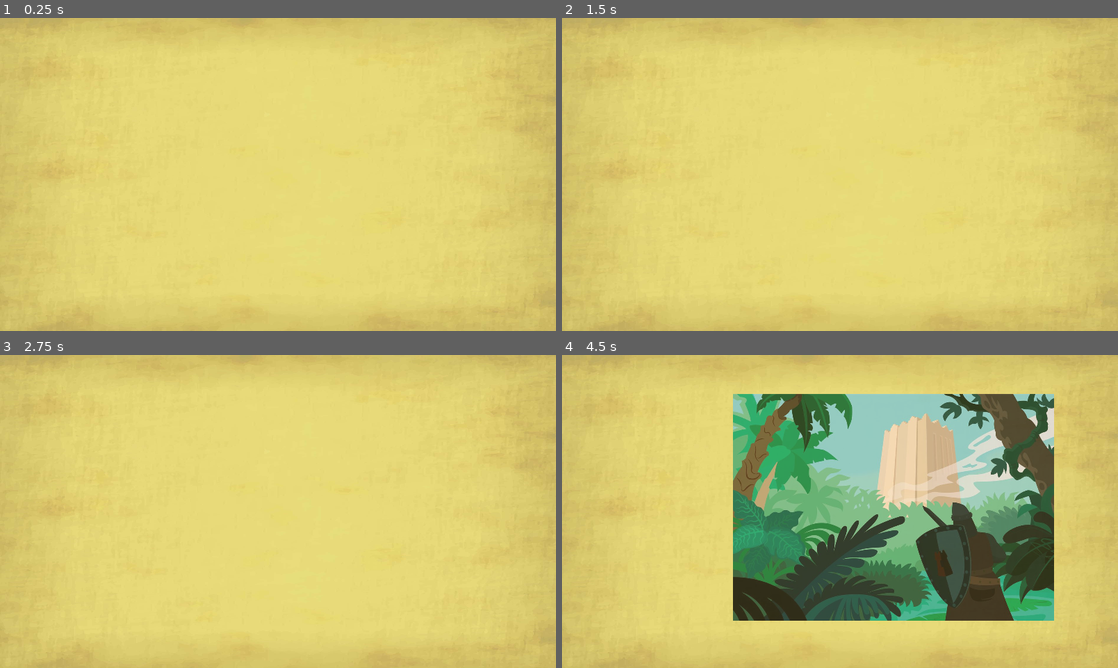
Above: before the commit, frames 1-4 (two rows, left to right).
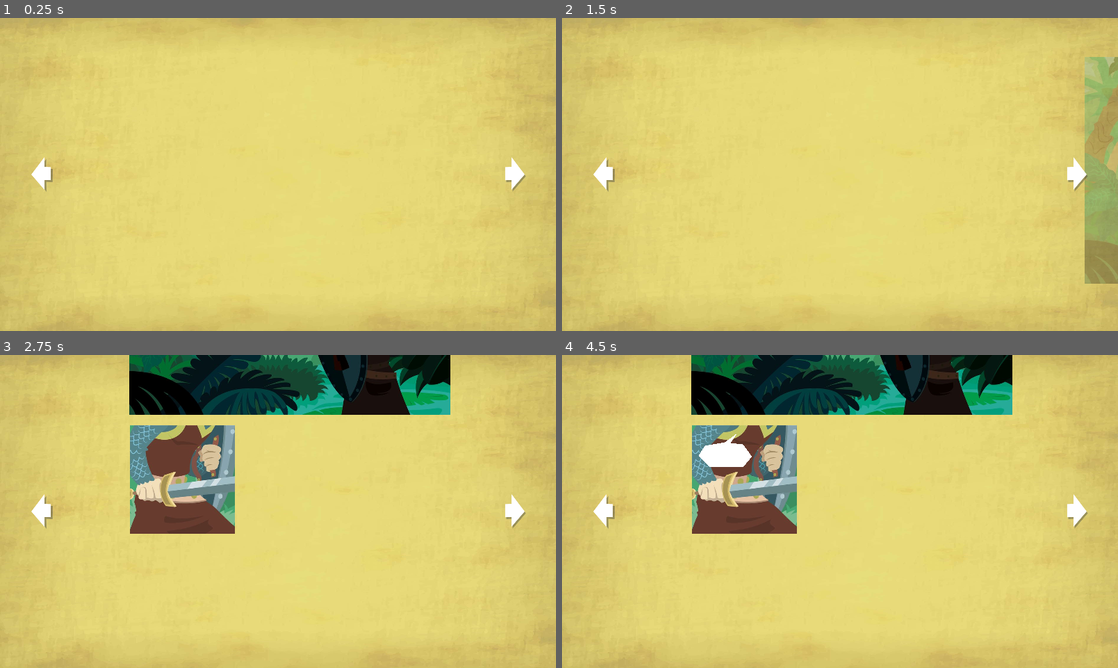
Above: after the commit, the same moments.

Repository: noidexe/godotinteractivecomicplugin
Game: Godot game, scene res://intcom/scenes/Comic.tscn
The game is run twice, just before and just after one commit, with the same random seed, the same clock (stepped at 60 frames per second) and the same inputs. The project has no main scene, so this scene is started directly.
Inputs (mouse positions are in pixels of both pictures, inside the frame that each line leads up to):
- Up to frame 1 (0.25 s): no input
- Up to frame 2 (1.5 s): click (612, 174) at 0.52 s; click (1067, 174) at 1.27 s
- Up to frame 3 (2.75 s): click (505, 511) at 2.02 s
- Up to frame 4 (4.5 s): tap Enter at 2.75 s; move the mouse to (962, 495) at 2.77 s; hold Right (ui_right) 2.78-3.5 s; click (962, 495) at 2.92 s; drag from (728, 527) to (812, 574) at 3.52 s; move the mouse to (895, 442) at 4.27 s; hold Right (ui_right) from 4.28 s (still down); click (895, 442) at 4.42 s

The runs differ from the first frame. In frame 1, 0.4% of the frame differs, in the area x 5-95%, y 44-56%; in frame 2, 4.6%; in frame 3, 18%; in frame 4, 52%, in the area x 5-95%, y 0-85%.

Commit message:
Implement GUI input

Diff:
--- a/src/intcom/scenes/Comic.tscn
+++ b/src/intcom/scenes/Comic.tscn
@@ -13,6 +13,7 @@
 [ext_resource path="res://intcom/debug/PropertyViewer.tscn" type="PackedScene" id=11]
 [ext_resource path="res://intcom/scenes/Panel.tscn" type="PackedScene" id=12]
 [ext_resource path="res://intcom/scenes/Panel2.tscn" type="PackedScene" id=13]
+[ext_resource path="res://intcom/scenes/UI.tscn" type="PackedScene" id=15]
 
 [sub_resource type="Animation" id=1]
 resource_name = "transitions"
@@ -300,3 +301,5 @@
 
 [node name="P2" parent="." instance=ExtResource( 13 )]
 position = Vector2( 447.79, -1107.54 )
+
+[node name="UI" parent="." instance=ExtResource( 15 )]
--- /dev/null
+++ b/src/intcom/scenes/GuiInput.gd
@@ -0,0 +1,10 @@
+extends IC_Input
+
+
+
+func _on_prev_pressed():
+	emit_signal("previous_selected")
+
+
+func _on_next_pressed():
+	emit_signal("next_selected")
--- /dev/null
+++ b/src/intcom/scenes/UI.gd
@@ -0,0 +1,45 @@
+tool
+extends CanvasLayer
+
+export(Texture) var texture_prev setget set_texture_prev, get_texture_prev
+export(Texture) var texture_next setget set_texture_next, get_texture_next
+export(int,0,100) var margin  = 5 setget set_margin, get_margin
+onready var margin_container = $margin
+onready var prev_button = $margin/base/prev
+onready var next_button = $margin/base/next
+
+var initialized = false
+
+func _ready():
+	initialized = true
+
+
+func set_texture_prev(tex):
+	texture_prev = tex
+	if initialized:
+		$prev.texture_normal = tex
+
+func get_texture_prev():
+	if initialized:
+		return $prev.texture_normal
+
+func set_texture_next(tex):
+	texture_next = tex
+	if initialized:
+		$next.texture_normal = tex
+
+func get_texture_next():
+	if initialized:
+		return $next.texture_normal
+
+func set_margin(value:int):
+	margin = value
+	if initialized:
+		margin_container.set("custom_constants/margin_right", margin)
+		margin_container.set("custom_constants/margin_left", margin)
+
+func get_margin():
+	return margin
+
+func register_input(target):
+	owner.register_input(target)
--- /dev/null
+++ b/src/intcom/scenes/UI.tscn
@@ -0,0 +1,57 @@
+[gd_scene load_steps=5 format=2]
+
+[ext_resource path="res://intcom/scenes/UI.gd" type="Script" id=1]
+[ext_resource path="res://demo/ui/prev.png" type="Texture" id=2]
+[ext_resource path="res://demo/ui/next.png" type="Texture" id=3]
+[ext_resource path="res://intcom/scenes/GuiInput.gd" type="Script" id=4]
+
+[node name="UI" type="CanvasLayer"]
+script = ExtResource( 1 )
+margin = 100
+
+[node name="GuiInput" type="Node" parent="."]
+script = ExtResource( 4 )
+
+[node name="margin" type="MarginContainer" parent="."]
+anchor_right = 1.0
+anchor_bottom = 1.0
+mouse_filter = 2
+custom_constants/margin_right = 100
+custom_constants/margin_left = 100
+__meta__ = {
+"_edit_use_anchors_": false
+}
+
+[node name="base" type="Control" parent="margin"]
+margin_left = 100.0
+margin_right = 1820.0
+margin_bottom = 1080.0
+mouse_filter = 2
+size_flags_horizontal = 3
+size_flags_vertical = 3
+
+[node name="prev" type="TextureButton" parent="margin/base"]
+anchor_top = 0.5
+anchor_bottom = 0.5
+margin_top = -64.0
+margin_right = 128.0
+margin_bottom = 64.0
+texture_normal = ExtResource( 2 )
+__meta__ = {
+"_edit_use_anchors_": false
+}
+
+[node name="next" type="TextureButton" parent="margin/base"]
+anchor_left = 1.0
+anchor_top = 0.5
+anchor_right = 1.0
+anchor_bottom = 0.5
+margin_left = -128.0
+margin_top = -64.0
+margin_bottom = 64.0
+texture_normal = ExtResource( 3 )
+__meta__ = {
+"_edit_use_anchors_": false
+}
+[connection signal="pressed" from="margin/base/prev" to="GuiInput" method="_on_prev_pressed"]
+[connection signal="pressed" from="margin/base/next" to="GuiInput" method="_on_next_pressed"]
Binary file added: src/demo/ui/next.png
Not shown, added: src/demo/ui/next.png.import
Binary file added: src/demo/ui/prev.png
Not shown, added: src/demo/ui/prev.png.import
Not shown: 1 places in src/intcom/scenes/Comic.tscn that only renumber resources
Not shown, added: src/demo/sounds/Lobo Loco - Walz with an Elf (ID 1507).mp3
